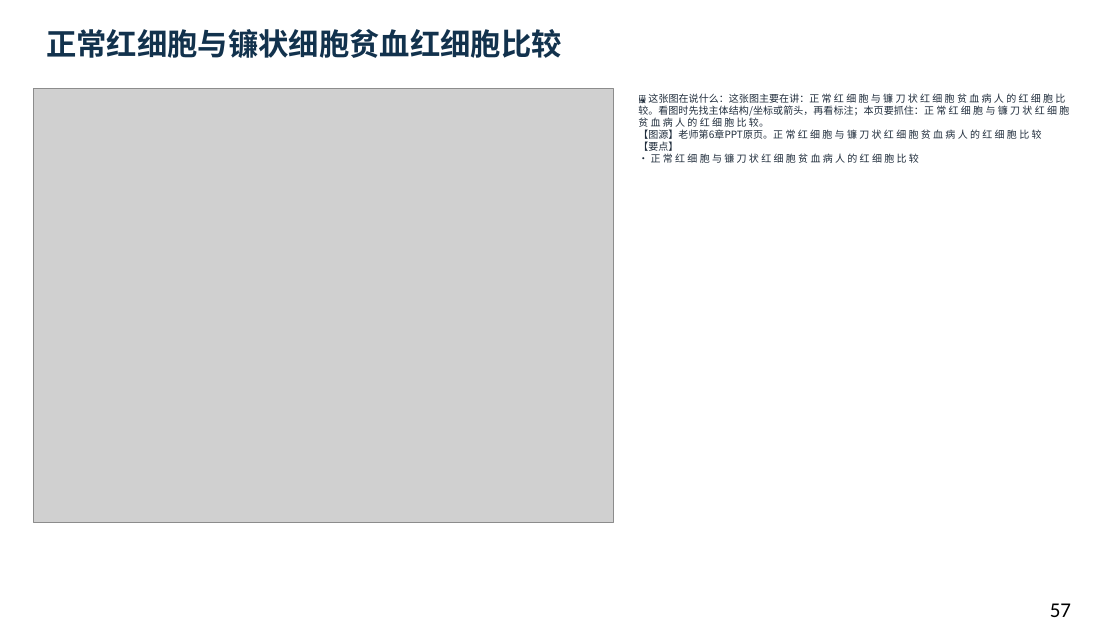
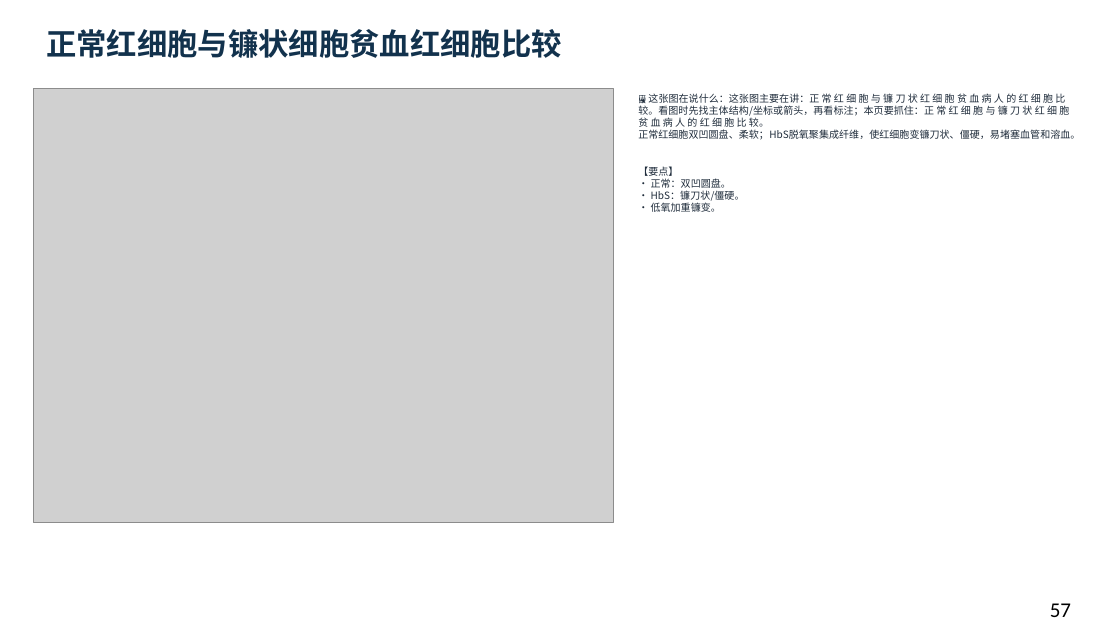
Before and after one commit to newkan-li/Biochemistry, a slide deck: slide 57 of downloads/bc04-ai-style.pptx. Drawn at 1120x630 pixels with LibreOffice and Linux fonts; fonts in the diff are those of the drawing; grey boxes stand for pictures. Boxes give left, top, right and bottom in pixels: in the first picture for what was removed or moved away, otherwise in the second. Text is boxed around its words. In the diff, an @@ line names an element or a change of style, - is before the commit and + after.

```diff
--- a/downloads/bc04-ai-style.pptx
+++ b/downloads/bc04-ai-style.pptx
@@ text at (638,92,1080,212): text changed @@
-🖼 这张图在说什么：这张图主要在讲：正 常 红 细 胞 与 镰 刀 状 红 细 胞 贫 血 病 人 的 红 细 胞 比 较。看图时先找主体结构/坐标或箭头，再看标注；本页要抓住：正 常 红 细 胞 与 镰 刀 状 红 细 胞 贫 血 病 人 的 红 细 胞 比 较。
-【图源】老师第6章PPT原页。正 常 红 细 胞 与 镰 刀 状 红 细 胞 贫 血 病 人 的 红 细 胞 比 较
-【要点】
-• 正 常 红 细 胞 与 镰 刀 状 红 细 胞 贫 血 病 人 的 红 细 胞 比 较
+🖼 这张图在说什么：这张图主要在讲：正 常 红 细 胞 与 镰 刀 状 红 细 胞 贫 血 病 人 的 红 细 胞 比 较。看图时先找主体结构/坐标或箭头，再看标注；本页要抓住：正 常 红 细 胞 与 镰 刀 状 红 细 胞 贫 血 病 人 的 红 细 胞 比 较。
+正常红细胞双凹圆盘、柔软；HbS脱氧聚集成纤维，使红细胞变镰刀状、僵硬，易堵塞血管和溶血。
+【要点】
+• 正常：双凹圆盘。
+• HbS：镰刀状/僵硬。
+• 低氧加重镰变。
```
Also in this commit, not shown: 16 other slides changed, 6 slides added, 6 other files.
